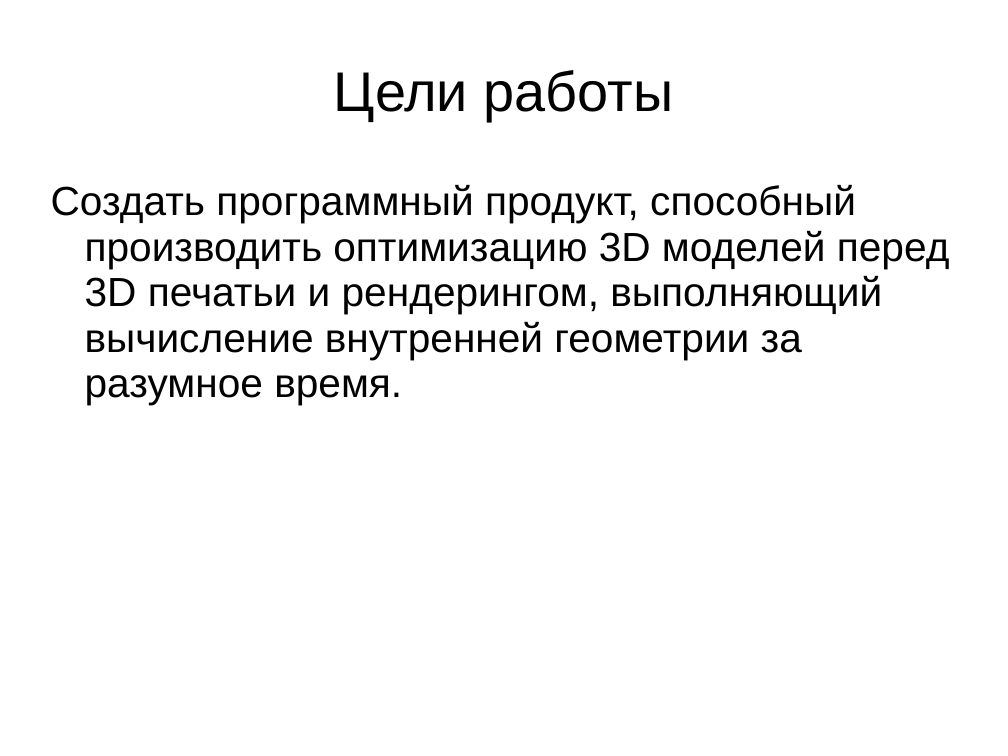
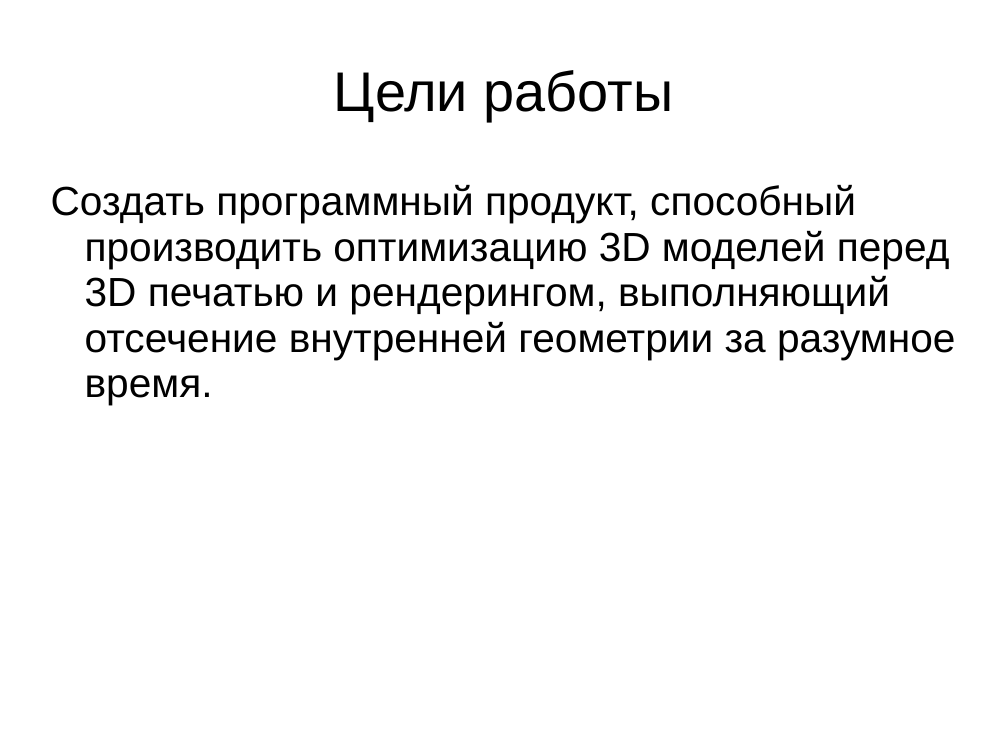
Before and after one commit to ishellstrike/dip, a slide deck: slide 3 of _diploma.ppt. Drawn at 1008x756 pixels with LibreOffice and Linux fonts; fonts in the diff are those of the drawing. Boxes give left, top, right and bottom in pixels: in the first picture for what was removed or moved away, otherwise in the second. Text is boxed around its words. In the diff, an @@ line names an element or a change of style, - is before the commit and + after.

```diff
--- a/_diploma.ppt
+++ b/_diploma.ppt
@@ text at <box>51,184,955,405</box>: text changed @@
-Создать программный продукт, способный производить оптимизацию 3D моделей перед 3D печатьи и рендерингом, выполняющий вычисление внутренней геометрии за разумное время.
+Создать программный продукт, способный производить оптимизацию 3D моделей перед 3D печатью и рендерингом, выполняющий отсечение внутренней геометрии за разумное время.
```
Also in this commit, not shown: 1 other file.
